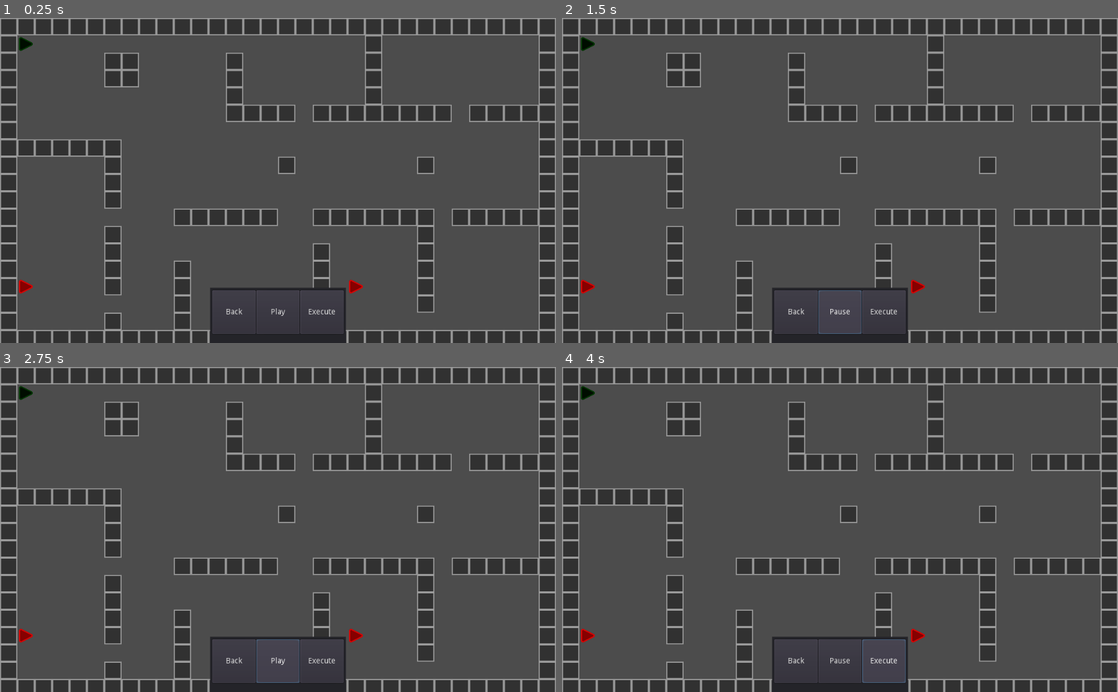
Above: before the commit, frames 1-4 (two rows, left to right).
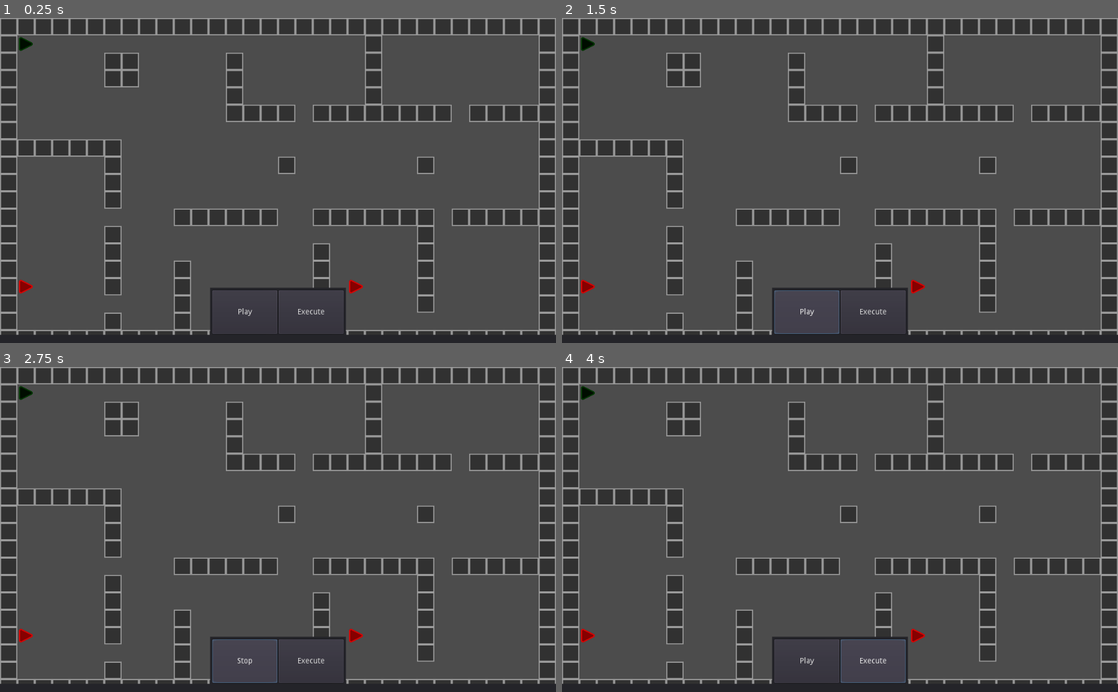
Above: after the commit, the same moments.

Repository: Matthew-Underwood/Jasper
Game: Godot game, scene res://scenes/main.tscn
The game is run twice, just before and just after one commit, with the same random seed, the same clock (stepped at 60 frames per second) and the same inputs.
Inputs (mouse positions are in pixels of both pictures, inside the frame that each line leads up to):
- Up to frame 1 (0.25 s): no input
- Up to frame 2 (1.5 s): click (795, 310) at 0.5 s, where only the run before the commit has a clickable "Back"; click "Play" (after the commit: "Stop") at 1.25 s
- Up to frame 3 (2.75 s): click "Pause" (after the commit: "Play") at 2 s
- Up to frame 4 (4 s): click "Play" (after the commit: "Stop") at 2.75 s; click "Execute" at 3.5 s

The runs differ from the first frame. In frame 1, 0.5% of the frame differs, in the area x 0-100%, y 83-100%; in frame 2, 0.7%; in frame 3, 0.6%; in frame 4, 0.6%.

Commit message:
Stop turn after time limit
Using timer to stop turn after time limit. Implemented UI slider to represent the timer countdown.

Diff:
--- a/node/character.gd
+++ b/node/character.gd
@@ -33,7 +33,7 @@
 		if arrivedToNextPoint:
 			_pathIndex = _pathIndex + 1
 			if _pathIndex == (path.size()):
-				_pathIndex = 1
+				_resetPath()
 				setState(States.IDLE)
 				return
 
@@ -48,8 +48,14 @@
 
 func resetState() -> void:
 	_tileMap.hidePaths(false)
+	setState(States.IDLE)
 	position = _startingPosition
 	rotation = _facing
+	_resetPath()
+
+func pauseState() -> void:
+	setState(States.IDLE)
+	print("Stop the timer")
 
 
 func setTileMap(tileMap : TileMap):
@@ -86,6 +92,10 @@
 	return position.distance_to(worldPosition) < ARRIVE_DISTANCE
 
 
+func _resetPath():
+	_pathIndex = 1
+
+
 func _on_Area2D_mouse_entered() -> void:
 	var characters = get_tree().get_nodes_in_group("characters")
 	for character in characters:
--- a/node/main.gd
+++ b/node/main.gd
@@ -8,10 +8,15 @@
 	var characterScene = preload("res://scenes/character.tscn")
 	var characterInfo = load("res://classes/character_info.gd")
 	var charactersNode = get_node("Characters")
+	var timer = get_node("Timer")
 	var tileMap = get_node("TileMap")
+	var playButton = get_node("Panel/Panel/HSplitContainer/Play")
+	playButton.setTurnTimer(timer)
+
 
 	for characterNum in range(characterPositions.size()):
 		var characterNode = characterScene.instance()
+		timer.connect("timeout", characterNode, "pauseState")
 		var characterInfoInstance = characterInfo.new(characterNum, characterColours[characterNum], Color.aquamarine)
 		characterNode.setTileMap(tileMap)
 		characterNode.setCharacterInfo(characterInfoInstance)
--- a/node/ui/Play.gd
+++ b/node/ui/Play.gd
@@ -1,12 +1,19 @@
 extends Button
 
 var buttonText : String = "Play"
+var _timer : Timer
+
+func setTurnTimer(timer : Timer):
+	_timer = timer
 
 func _on_Play_button_up():
 	if buttonText == "Play":
-		buttonText = "Pause"
+		buttonText = "Stop"
 		get_tree().call_group_flags(2, "characters", "setState", 1)
+		_timer.start()
 	else:
 		buttonText = "Play"
-		get_tree().call_group_flags(2, "characters", "setState", 0)
+		get_tree().call_group_flags(2, "characters", "resetState")
+		_timer.stop()
+
 	set_text(buttonText)
--- a/scenes/main.tscn
+++ b/scenes/main.tscn
@@ -21,3 +21,7 @@
 
 [node name="Panel" parent="." instance=ExtResource( 4 )]
 mouse_filter = 2
+
+[node name="Timer" type="Timer" parent="."]
+wait_time = 3.0
+one_shot = true
--- a/scenes/ui/turn_playback.tscn
+++ b/scenes/ui/turn_playback.tscn
@@ -1,7 +1,8 @@
-[gd_scene load_steps=3 format=2]
+[gd_scene load_steps=4 format=2]
 
+[ext_resource path="res://sprites/ui/playback-slider.png" type="Texture" id=1]
 [ext_resource path="res://node/ui/Play.gd" type="Script" id=2]
-[ext_resource path="res://node/ui/Back.gd" type="Script" id=3]
+[ext_resource path="res://sprites/ui/playback-bg.png" type="Texture" id=4]
 
 [node name="Control" type="Control"]
 margin_right = 1024.0
@@ -32,27 +33,16 @@
 margin_bottom = -5.0
 grow_horizontal = 0
 grow_vertical = 0
-custom_constants/hseparation = 1
-columns = 3
-__meta__ = {
-"_edit_use_anchors_": false
-}
-
-[node name="Back" type="Button" parent="Panel/HSplitContainer"]
-margin_right = 80.0
-margin_bottom = 80.0
-rect_min_size = Vector2( 80, 80 )
-text = "Back"
-script = ExtResource( 3 )
+custom_constants/hseparation = 2
+columns = 2
 __meta__ = {
 "_edit_use_anchors_": false
 }
 
 [node name="Play" type="Button" parent="Panel/HSplitContainer"]
-margin_left = 81.0
-margin_right = 161.0
+margin_right = 120.0
 margin_bottom = 80.0
-rect_min_size = Vector2( 80, 80 )
+rect_min_size = Vector2( 120, 80 )
 text = "Play"
 script = ExtResource( 2 )
 __meta__ = {
@@ -60,14 +50,25 @@
 }
 
 [node name="Execute" type="Button" parent="Panel/HSplitContainer"]
-margin_left = 162.0
+margin_left = 122.0
 margin_right = 242.0
 margin_bottom = 80.0
-rect_min_size = Vector2( 80, 80 )
+rect_min_size = Vector2( 120, 80 )
 text = "Execute"
 __meta__ = {
 "_edit_use_anchors_": false
 }
 
-[connection signal="button_up" from="Panel/HSplitContainer/Back" to="Panel/HSplitContainer/Back" method="_on_Back_button_up"]
+[node name="TextureProgress" type="TextureProgress" parent="."]
+anchor_right = 1.0
+anchor_bottom = 1.0
+margin_top = 585.0
+texture_under = ExtResource( 4 )
+texture_progress = ExtResource( 1 )
+nine_patch_stretch = true
+__meta__ = {
+"_edit_lock_": true,
+"_edit_use_anchors_": false
+}
+
 [connection signal="button_up" from="Panel/HSplitContainer/Play" to="Panel/HSplitContainer/Play" method="_on_Play_button_up"]
Binary file added: sprites/ui/playback-bg.png
Not shown, added: sprites/ui/playback-bg.png.import
Binary file added: sprites/ui/playback-slider.png
Not shown, added: sprites/ui/playback-slider.png.import
